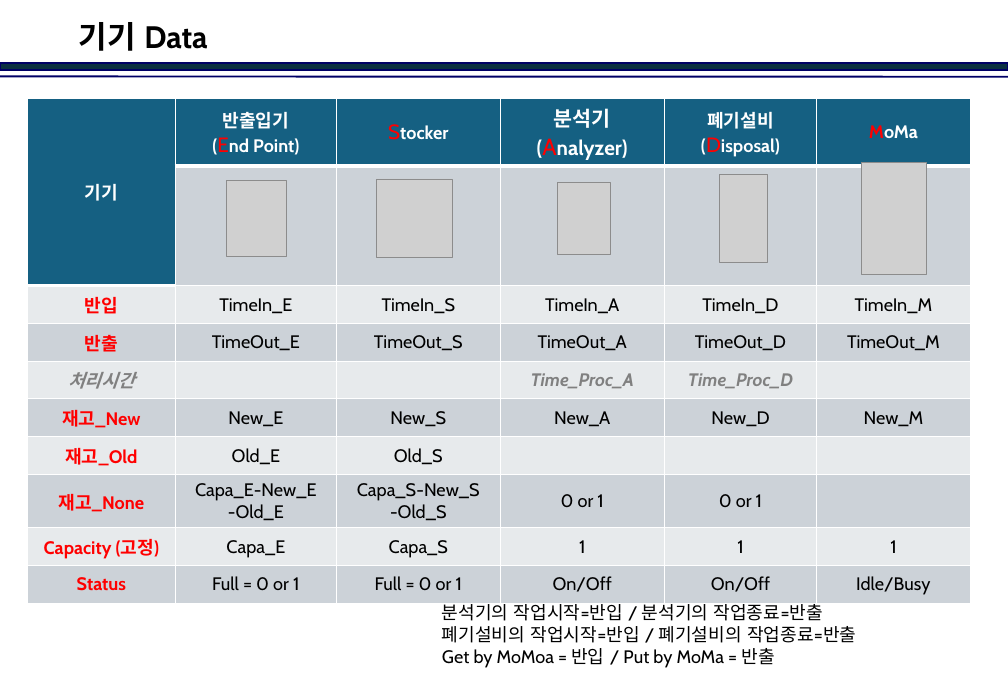
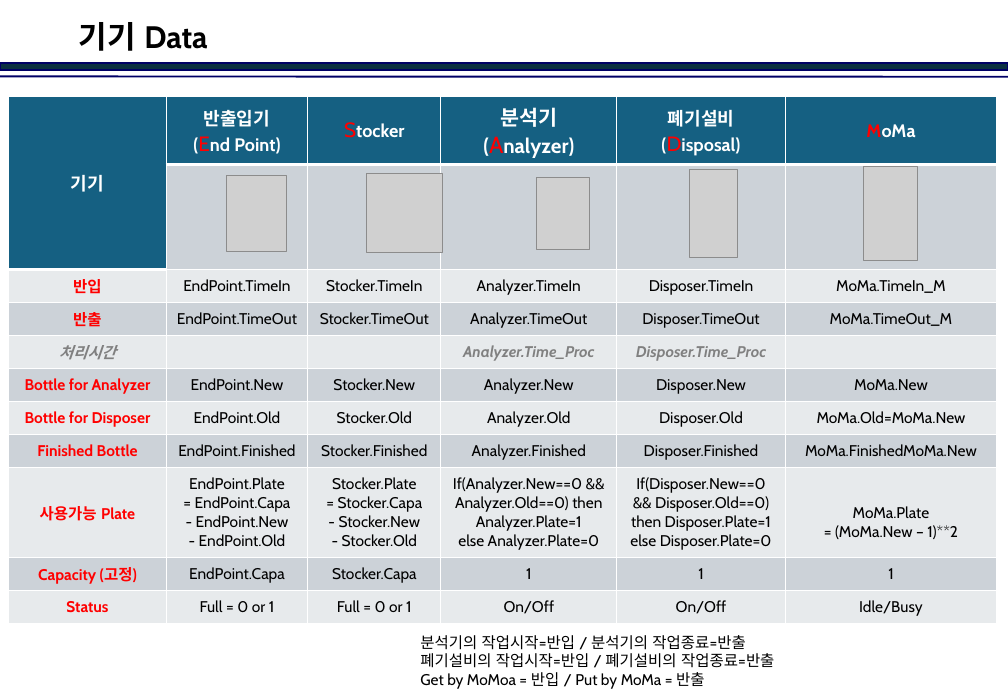
Before and after one commit to jinkabpark/SamickThk_Analysis, a slide deck: slide 5 of 허종원/DDS&Nodes.pptx. Drawn at 1008x698 pixels with LibreOffice and Linux fonts; fonts in the diff are those of the drawing; grey boxes stand for pictures; background and template pictures are left out. Boxes give left, top, right and bottom in pixels: in the first picture for what was removed or moved away, otherwise in the second. Text is boxed around its words. In the diff, an @@ line names an element or a change of style, - is before the commit and + after.

```diff
--- a/허종원/DDS&Nodes.pptx
+++ b/허종원/DDS&Nodes.pptx
@@ table at (9, 97, 997, 620) @@
-row 3: 반입 | TimeIn_E | TimeIn_S | TimeIn_A | TimeIn_D | TimeIn_M
-row 4: 반출 | TimeOut_E | TimeOut_S | TimeOut_A | TimeOut_D | TimeOut_M
-row 5: 처리시간 |  |  | Time_Proc_A | Time_Proc_D | 
-row 6: 재고_New | New_E | New_S | New_A | New_D | New_M
-row 7: 재고_Old | Old_E | Old_S |  |  | 
-row 8: 재고_None | Capa_E-New_E -Old_E | Capa_S-New_S -Old_S | 0 or 1 | 0 or 1 | 
-row 9: Capacity (고정) | Capa_E | Capa_S | 1 | 1 | 1
+row 3: 반입 | EndPoint.TimeIn | Stocker.TimeIn | Analyzer.TimeIn | Disposer.TimeIn | MoMa.TimeIn_M
+row 4: 반출 | EndPoint.TimeOut | Stocker.TimeOut | Analyzer.TimeOut | Disposer.TimeOut | MoMa.TimeOut_M
+row 5: 처리시간 |  |  | Analyzer.Time_Proc | Disposer.Time_Proc | 
+row 6: Bottle for Analyzer | EndPoint.New | Stocker.New | Analyzer.New | Disposer.New | MoMa.New
+row 7: Bottle for Disposer | EndPoint.Old | Stocker.Old | Analyzer.Old | Disposer.Old | MoMa.Old=MoMa.New
+row 8: Finished Bottle | EndPoint.Finished | Stocker.Finished | Analyzer.Finished | Disposer.Finished | MoMa.FinishedMoMa.New
+row 9: 사용가능 Plate | EndPoint.Plate / = EndPoint.Capa - EndPoint.New / - EndPoint.Old | Stocker.Plate = Stocker.Capa - Stocker.New / - Stocker.Old | If(Analyzer.New==0 && Analyzer.Old==0) then Analyzer.Plate=1 else Analyzer.Plate=0 | If(Disposer.New==0 && Disposer.Old==0) then Disposer.Plate=1 else Disposer.Plate=0 | MoMa.Plate / = (MoMa.New – 1)**2
+row 10: Capacity (고정) | EndPoint.Capa | Stocker.Capa | 1 | 1 | 1
@@ table: place and size @@
-table at (28, 99, 972, 599)
+table at (9, 97, 997, 620)
@@ picture: place and size @@
-picture at (226, 181, 287, 257)
+picture at (226, 175, 287, 251)
@@ picture: place and size @@
-picture at (376, 179, 452, 258)
+picture at (366, 174, 442, 253)
@@ picture: place and size @@
-picture at (558, 182, 611, 254)
+picture at (536, 178, 589, 249)
@@ picture: place and size @@
-picture at (719, 175, 768, 262)
+picture at (690, 169, 738, 257)
@@ picture: place and size @@
-picture at (862, 163, 927, 275)
+picture at (864, 167, 919, 261)
@@ text "분석기의 작업시작=반입 / 분석기의 작업종료=반출": place and size @@
-text "분석기의 작업시작=반입 / 분석기의 작업종료=반출" at (442, 601, 856, 668)
+text "분석기의 작업시작=반입 / 분석기의 작업종료=반출" at (420, 635, 774, 689)
@@ text "분석기의 작업시작=반입 / 분석기의 작업종료=반출" at (420, 635, 774, 689): size 14 to 12 pt @@
```
Also in this commit, not shown: 1 other slide changed, 5 slides added, 1 slide removed.
